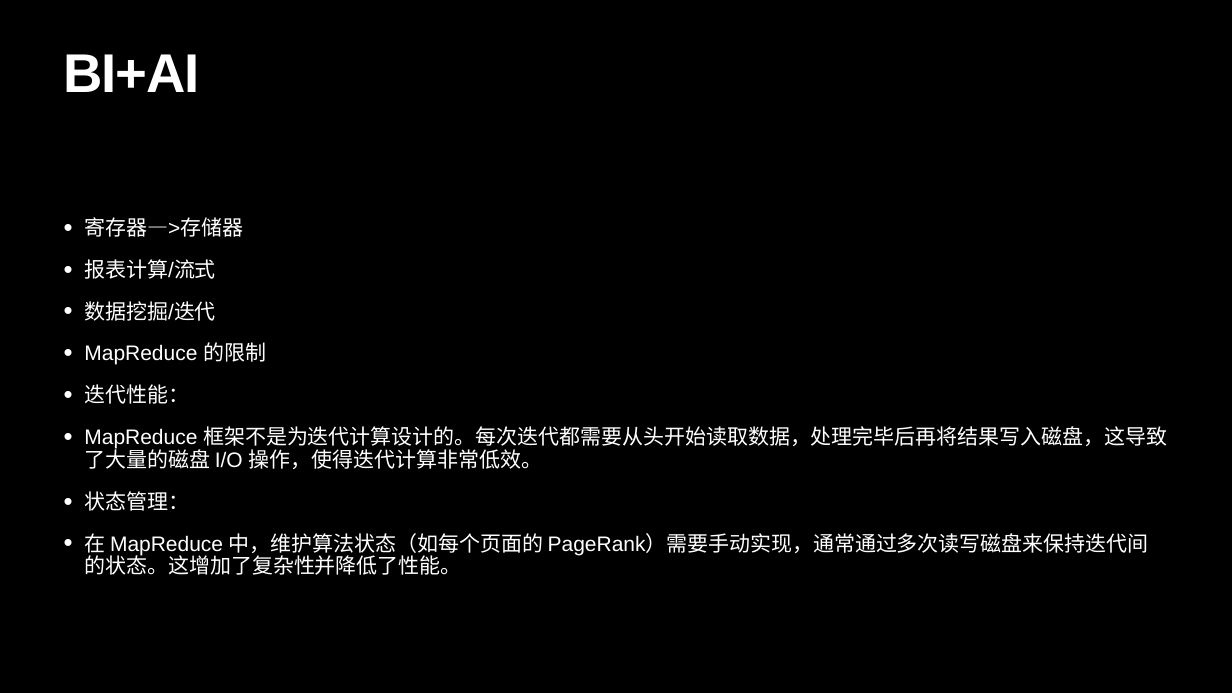
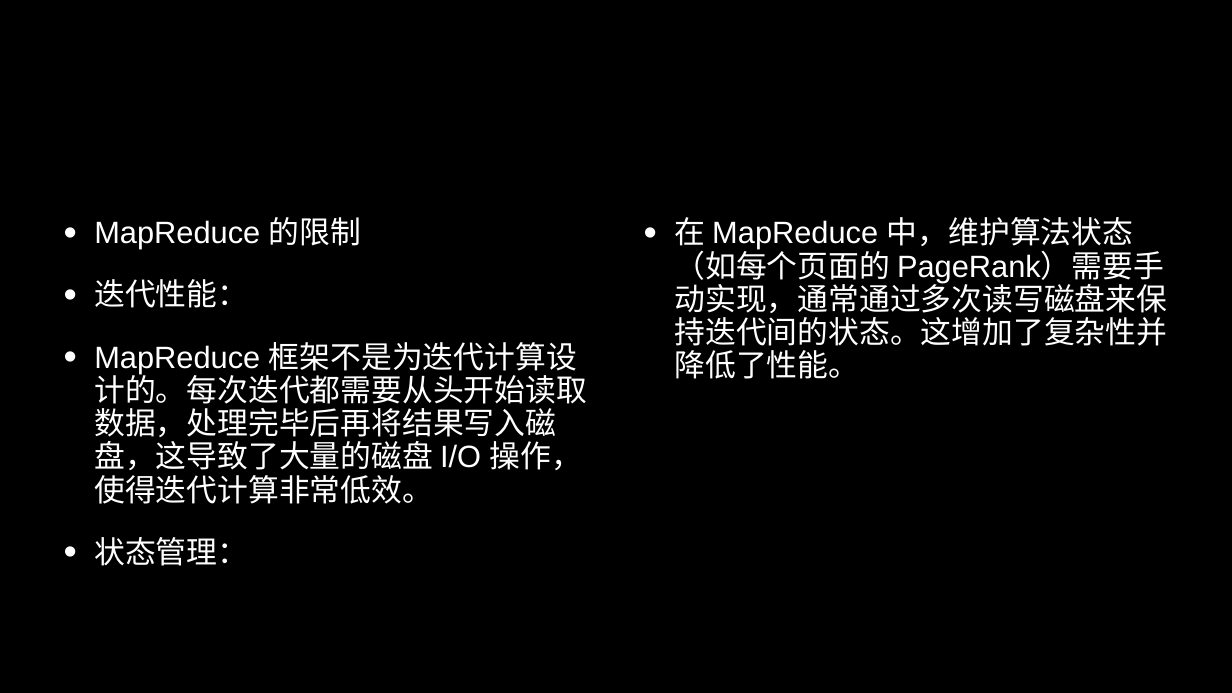
Before and after one commit to LinusLarrabee/bigData, a slide deck: slide 15 of src/doc/大数据组件调研.pptx (slide 18 before the commit). Drawn at 1232x693 pixels with LibreOffice and Linux fonts; fonts in the diff are those of the drawing. Boxes give left, top, right and bottom in pixels: in the first picture for what was removed or moved away, otherwise in the second. Text is boxed around its words. In the diff, an @@ line names an element or a change of style, - is before the commit and + after.

```diff
--- a/src/doc/大数据组件调研.pptx
+++ b/src/doc/大数据组件调研.pptx
@@ title removed at (x1=64, y1=54, x2=201, y2=92) @@
-BI+AI
@@ text "MapReduce 的限制" at (x1=94, y1=217, x2=1168, y2=566): size 32.6 to 48 pt; indent changed; more space between paragraphs; columns 1 to 2 @@
@@ text at (x1=84, y1=217, x2=243, y2=321): paragraphs removed @@
-• 寄存器—>存储器
-• 报表计算/流式
-• 数据挖掘/迭代
```
Also in this commit, not shown: 6 other slides changed, 11 slides added, 6 slides removed, 5 other files.
